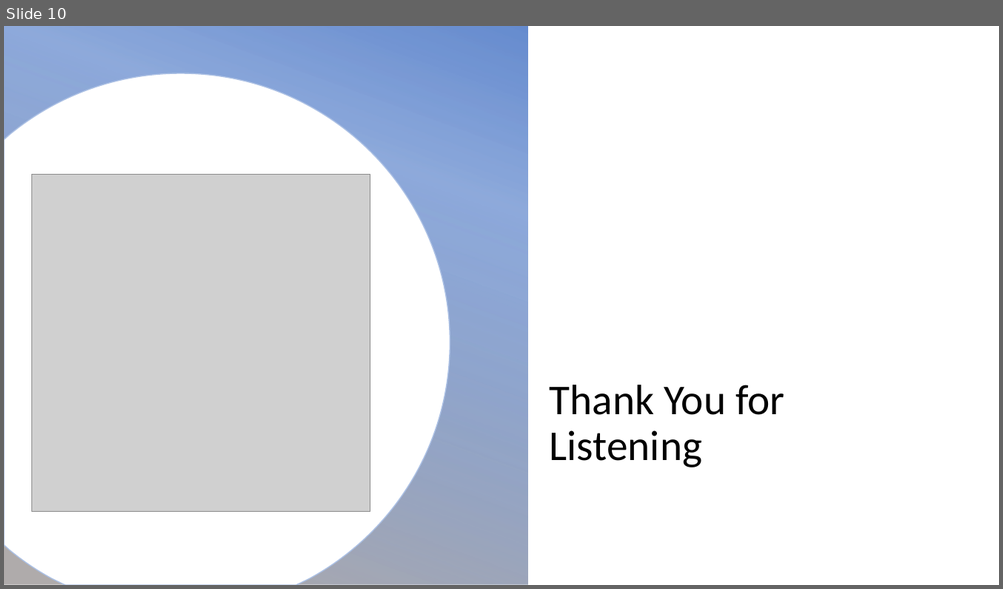
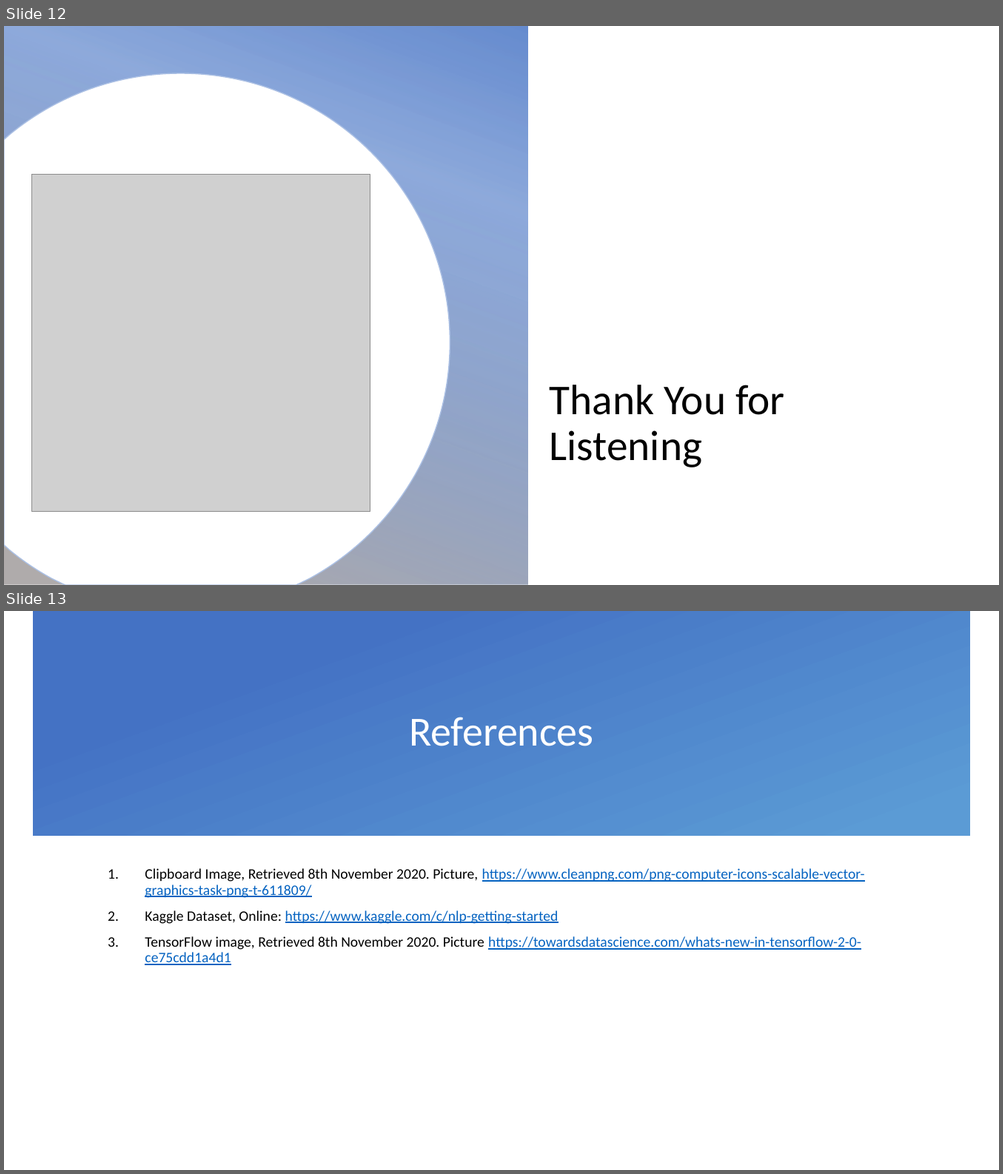
Before and after one commit to codingWithAndy/CSCM38-Adv_Topics-Cyber_Security_and_Ai, a slide deck: Coursework 1/CSCM38- Adv Topics – Cyber Security and Ai Project Proposal.pptx. Shown one above the other, each under a label of ours: slide 10 before the commit, slides 12 and 13 after it. The pictures are 1003x589 and 1003x1174 pixels, drawn with LibreOffice and Linux fonts; fonts in the diff are those of the drawing; grey boxes stand for pictures; background and template pictures are left out. Boxes give left, top, right and bottom in pixels: in the first picture for what was removed or moved away, otherwise in the second. Text is boxed around its words. In the diff, an @@ line names an element or a change of style, - is before the commit and + after.

```diff
--- a/Coursework 1/CSCM38- Adv Topics – Cyber Security and Ai Project Proposal.pptx
+++ b/Coursework 1/CSCM38- Adv Topics – Cyber Security and Ai Project Proposal.pptx
@@ slide 13 added at [4,611,999,1170], background picture (left out) @@
@@ rectangle added at [33,611,970,835], fill gradient #4472C4 to #5B9BD5 @@
@@ title added at [409,717,594,746], 40 pt, text #FFFFFF @@
+References
@@ text added at [145,869,865,965], 14 pt, text #0563C1, underline @@
+1. Clipboard Image, Retrieved 8th November 2020. Picture, https://www.cleanpng.com/png-computer-icons-scalable-vector-graphics-task-png-t-611809/
+2. Kaggle Dataset, Online: https://www.kaggle.com/c/nlp-getting-started
+3. TensorFlow image, Retrieved 8th November 2020. Picture https://towardsdatascience.com/whats-new-in-tensorflow-2-0-ce75cdd1a4d1
@@ what was slide 10 is now slide 12 @@
```
Also in this commit, not shown: 6 slides changed, 6 other slides added, 3 slides removed, 13 other files.
